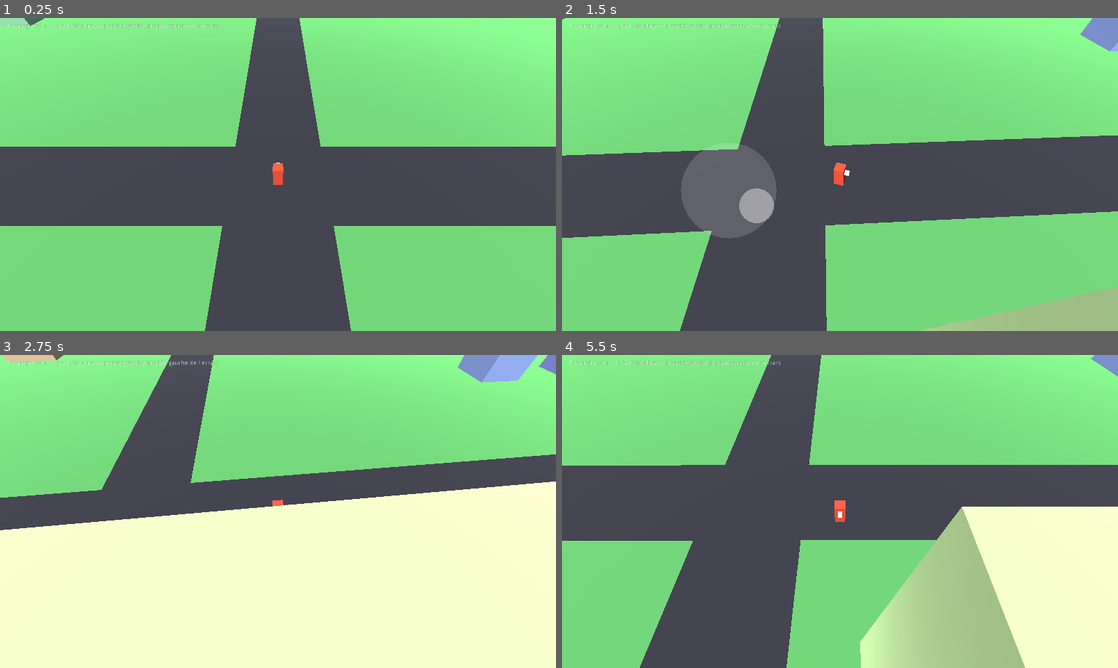
Above: before the commit, frames 1-4 (two rows, left to right).
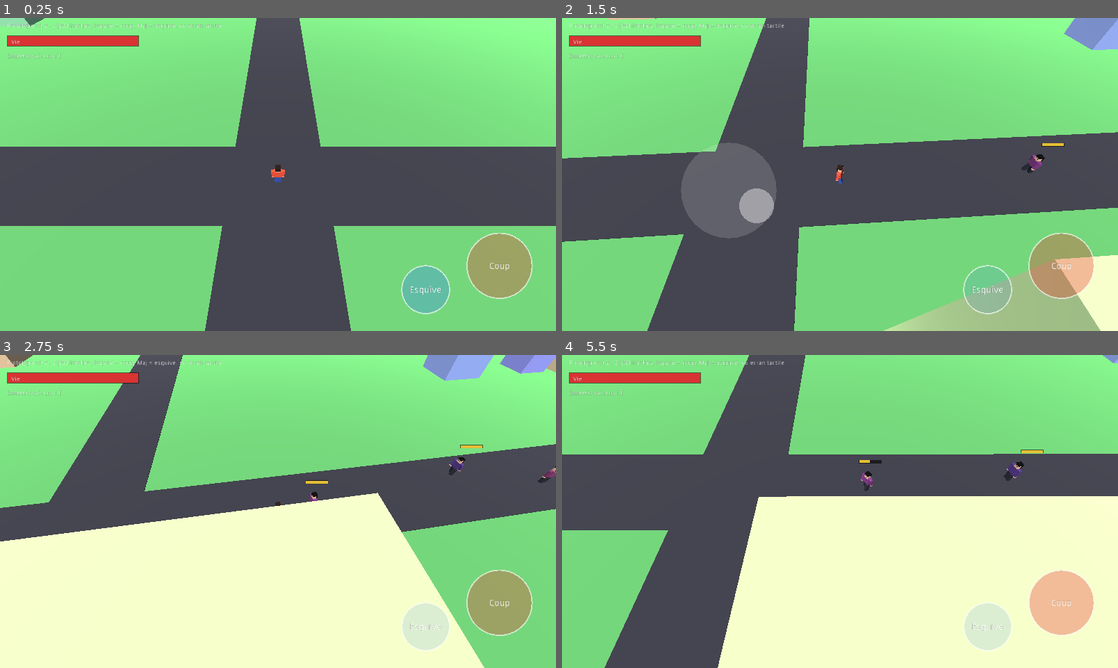
Above: after the commit, the same moments.

Repository: kolaashbel06-cloud/soleil-noir
Game: Godot game, scene res://Main.tscn
Same seed, same stepped clock (60 frames per second), same inputs: the game is played once before the commit and once after it.
Inputs (mouse positions are in pixels of both pictures, inside the frame that each line leads up to):
- Up to frame 1 (0.25 s): no input
- Up to frame 2 (1.5 s): tap Enter at 0.5 s; move the mouse to (962, 158) at 0.52 s; hold D (move_right) 0.53-1.25 s; tap Space (attack, bound only after the commit) at 0.6 s; click (962, 158) at 0.67 s; tap Shift (dodge, bound only after the commit) at 0.8 s; drag from (728, 190) to (812, 237) at 1.27 s
- Up to frame 3 (2.75 s): move the mouse to (333, 442) at 2.02 s; hold D (move_right) from 2.03 s (still down); tap J at 2.1 s; click (333, 442) at 2.17 s; tap K at 2.3 s
- Up to frame 4 (5.5 s): release D (move_right) at 2.75 s; drag from (812, 574) to (673, 464) at 2.77 s; move the mouse to (1006, 558) at 3.52 s; hold A (move_left) 3.53-4.25 s; tap Space (attack, bound only after the commit) at 3.6 s; click (1006, 558) at 3.67 s; tap Shift (dodge, bound only after the commit) at 3.8 s; drag from (673, 464) to (756, 433) at 4.27 s; move the mouse to (867, 511) at 5.02 s; hold S (move_down) from 5.03 s (still down); tap J at 5.1 s; click (867, 511) at 5.17 s; tap K at 5.3 s

The runs differ from the first frame. In frame 1, 4.2% of the frame differs, in the area x 1-96%, y 1-95%; in frame 2, 14%; in frame 3, 25%; in frame 4, 38%, in the area x 0-100%, y 0-100%.

Commit message:
Add files via upload

Diff:
--- /dev/null
+++ b/Enemy.gd
@@ -0,0 +1,132 @@
+extends KinematicBody
+# Ennemi : humain low-poly qui te poursuit, arme son coup (flash jaune) puis frappe.
+# Astuce : esquive au moment du flash jaune pour ne pas être touché.
+
+const SPEED := 3.6
+const GRAVITY := 25.0
+const DETECT := 22.0
+const ATTACK_RANGE := 1.7
+const ATTACK_DAMAGE := 12.0
+const WINDUP := 0.5
+const ATTACK_COOLDOWN := 1.4
+
+var main_ref = null
+var max_hp := 50.0
+var hp := 50.0
+var dead := false
+
+var human
+var velocity := Vector3.ZERO
+var _player = null
+var _knock := Vector3.ZERO
+var _stun := 0.0
+var _cd := 0.8
+var _windup_t := 0.0
+var _dead_t := 2.5
+
+
+func _ready():
+	add_to_group("enemies")
+
+	var cs := CollisionShape.new()
+	var shape := BoxShape.new()
+	shape.extents = Vector3(0.4, 0.9, 0.4)
+	cs.shape = shape
+	add_child(cs)
+
+	human = Spatial.new()
+	human.set_script(load("res://Humanoid.gd"))
+	human.shirt_color = Color.from_hsv(randf_range(0.7, 0.95), 0.55, 0.45)
+	human.pants_color = Color(0.15, 0.15, 0.18)
+	human.hair_color = Color(0.05, 0.05, 0.05)
+	human.translation = Vector3(0.0, -0.9, 0.0)
+	add_child(human)
+
+
+func _get_player():
+	if _player == null or not is_instance_valid(_player):
+		var l = get_tree().get_nodes_in_group("player")
+		if l.size() > 0:
+			_player = l[0]
+		else:
+			_player = null
+	return _player
+
+
+func _face(v: Vector3, delta: float):
+	rotation.y = lerp_angle(rotation.y, atan2(-v.x, -v.z), min(1.0, delta * 10.0))
+
+
+func _physics_process(delta):
+	if dead:
+		_dead_t -= delta
+		if _dead_t <= 0.0:
+			queue_free()
+		return
+
+	_stun = max(0.0, _stun - delta)
+	_cd = max(0.0, _cd - delta)
+
+	var move := Vector3.ZERO
+	var p = _get_player()
+	if p != null and not p.dead:
+		var to = p.global_transform.origin - global_transform.origin
+		to.y = 0.0
+		var dist = to.length()
+		if _windup_t > 0.0:
+			_face(to, delta)
+			_windup_t -= delta
+			if _windup_t <= 0.0:
+				if dist <= ATTACK_RANGE + 0.7:
+					p.take_damage(ATTACK_DAMAGE, global_transform.origin)
+				_cd = ATTACK_COOLDOWN
+		elif _stun <= 0.0 and dist < DETECT:
+			_face(to, delta)
+			if dist > ATTACK_RANGE:
+				move = to.normalized() * SPEED
+			elif _cd <= 0.0:
+				_windup_t = WINDUP
+				human.play_attack(WINDUP)
+				human.flash(Color(1.0, 0.85, 0.2), 0.18)
+	else:
+		_windup_t = 0.0
+
+	var horizontal = move + _knock
+	_knock = _knock.linear_interpolate(Vector3.ZERO, min(1.0, delta * 8.0))
+
+	velocity.x = horizontal.x
+	velocity.z = horizontal.z
+	if is_on_floor():
+		velocity.y = -0.1
+	else:
+		velocity.y -= GRAVITY * delta
+	velocity = move_and_slide(velocity, Vector3.UP)
+
+	human.speed_factor = Vector2(velocity.x, velocity.z).length() / 7.0
+
+
+func take_damage(amount: float, from_pos: Vector3):
+	if dead:
+		return
+	hp -= amount
+	_stun = 0.35
+	_windup_t = 0.0
+	_cd = max(_cd, 0.6)
+	var away = global_transform.origin - from_pos
+	away.y = 0.0
+	if away.length() > 0.01:
+		_knock = away.normalized() * 7.0
+	human.flash(Color(1.0, 1.0, 1.0), 0.1)
+	if hp <= 0.0:
+		_die()
+
+
+func _die():
+	dead = true
+	hp = 0.0
+	_dead_t = 2.5
+	collision_layer = 0
+	collision_mask = 0
+	human.set_fallen(true)
+	if main_ref != null:
+		main_ref.on_enemy_died()
--- /dev/null
+++ b/Hud.gd
@@ -0,0 +1,110 @@
+extends Control
+# Interface : barre de vie, boutons Coup / Esquive, barres de vie des ennemis, compteur.
+
+signal attack_pressed
+signal dodge_pressed
+
+var player = null
+var camera = null
+var main = null
+
+const ATTACK_R := 75.0
+const DODGE_R := 55.0
+
+var _attack_touch := -1
+var _dodge_touch := -1
+var _font
+
+
+func _ready():
+	mouse_filter = Control.MOUSE_FILTER_IGNORE
+	_font = get_font("font", "Label")
+
+
+func _attack_center() -> Vector2:
+	var s = get_viewport().get_visible_rect().size
+	return Vector2(s.x - 130.0, s.y - 150.0)
+
+
+func _dodge_center() -> Vector2:
+	var s = get_viewport().get_visible_rect().size
+	return Vector2(s.x - 300.0, s.y - 95.0)
+
+
+func _input(event):
+	if event is InputEventScreenTouch:
+		if event.pressed:
+			if _attack_touch == -1 and event.position.distance_to(_attack_center()) <= ATTACK_R * 1.25:
+				_attack_touch = event.index
+				emit_signal("attack_pressed")
+			elif _dodge_touch == -1 and event.position.distance_to(_dodge_center()) <= DODGE_R * 1.25:
+				_dodge_touch = event.index
+				emit_signal("dodge_pressed")
+		else:
+			if event.index == _attack_touch:
+				_attack_touch = -1
+			if event.index == _dodge_touch:
+				_dodge_touch = -1
+
+
+func _process(_delta):
+	update()
+
+
+func _text(text, pos: Vector2, sc = 1.0, color = Color(1, 1, 1, 1)):
+	draw_set_transform(pos, 0.0, Vector2(sc, sc))
+	draw_string(_font, Vector2.ZERO, text, color)
+	draw_set_transform(Vector2.ZERO, 0.0, Vector2.ONE)
+
+
+func _text_centered(text, center: Vector2, sc = 1.0, color = Color(1, 1, 1, 1)):
+	var w = _font.get_string_size(text).x * sc
+	_text(text, center + Vector2(-w / 2.0, 5.0 * sc), sc, color)
+
+
+func _draw_button(center: Vector2, radius: float, col: Color, label: String, pressed: bool, dimmed: bool):
+	var alpha = 0.35
+	if pressed:
+		alpha = 0.7
+	if dimmed:
+		alpha = 0.15
+	draw_circle(center, radius, Color(col.r, col.g, col.b, alpha))
+	draw_arc(center, radius, 0.0, TAU, 40, Color(1, 1, 1, 0.6), 3.0)
+	_text_centered(label, center, 1.5)
+
+
+func _draw():
+	var s = get_viewport().get_visible_rect().size
+
+	# Barre de vie du joueur
+	if player != null:
+		var ratio = clamp(player.hp / player.max_hp, 0.0, 1.0)
+		draw_rect(Rect2(16, 40, 304, 26), Color(0, 0, 0, 0.55))
+		draw_rect(Rect2(18, 42, 300.0 * ratio, 22), Color(0.85, 0.2, 0.2))
+		_text("Vie", Vector2(26, 60))
+
+	# Compteur
+	if main != null:
+		_text("Ennemis vaincus : %d" % main.kills, Vector2(16, 92))
+
+	# Barres de vie des ennemis
+	if camera != null:
+		for e in get_tree().get_nodes_in_group("enemies"):
+			if e.dead:
+				continue
+			var wp = e.global_transform.origin + Vector3(0.0, 2.2, 0.0)
+			if camera.is_position_behind(wp):
+				continue
+			var sp = camera.unproject_position(wp)
+			var r = clamp(e.hp / e.max_hp, 0.0, 1.0)
+			draw_rect(Rect2(sp.x - 26.0, sp.y - 4.0, 52.0, 8.0), Color(0, 0, 0, 0.6))
+			draw_rect(Rect2(sp.x - 25.0, sp.y - 3.0, 50.0 * r, 6.0), Color(0.9, 0.75, 0.2))
+
+	# Boutons tactiles
+	var dodge_ready = player == null or player.dodge_cd <= 0.0
+	_draw_button(_attack_center(), ATTACK_R, Color(0.9, 0.25, 0.2), "Coup", _attack_touch != -1, false)
+	_draw_button(_dodge_center(), DODGE_R, Color(0.25, 0.55, 0.95), "Esquive", _dodge_touch != -1, not dodge_ready)
+
+	# Message de KO
+	if player != null and player.dead:
+		_text_centered("KO ! Tu reviens dans un instant...", Vector2(s.x / 2.0, s.y / 2.0), 2.0)
--- /dev/null
+++ b/Humanoid.gd
@@ -0,0 +1,125 @@
+extends Spatial
+# Petit humain low-poly construit avec des cubes.
+# Les pieds sont à y = 0 et l'avant du personnage est vers -Z.
+
+var skin_color := Color(0.87, 0.68, 0.54)
+var shirt_color := Color(0.9, 0.3, 0.2)
+var pants_color := Color(0.2, 0.3, 0.6)
+var hair_color := Color(0.15, 0.1, 0.08)
+
+# Mis à jour par le joueur / l'ennemi : 0 = immobile, 1 = vitesse de marche normale
+var speed_factor := 0.0
+
+var _mats := []
+var _base := []
+var _lleg
+var _rleg
+var _larm
+var _rarm
+var _phase := 0.0
+var _attack_t := 0.0
+var _attack_dur := 0.35
+var _flash_t := 0.0
+var _fallen := false
+
+
+func _ready():
+	scale = Vector3(0.9, 0.9, 0.9)
+
+	# Jambes (pivot à la hanche)
+	_lleg = _pivot(Vector3(-0.17, 0.85, 0.0))
+	_part(_lleg, Vector3(0.28, 0.85, 0.3), Vector3(0.0, -0.425, 0.0), pants_color)
+	_rleg = _pivot(Vector3(0.17, 0.85, 0.0))
+	_part(_rleg, Vector3(0.28, 0.85, 0.3), Vector3(0.0, -0.425, 0.0), pants_color)
+
+	# Torse
+	_part(self, Vector3(0.72, 0.72, 0.38), Vector3(0.0, 1.21, 0.0), shirt_color)
+
+	# Bras (pivot à l'épaule) avec les mains
+	_larm = _pivot(Vector3(-0.47, 1.52, 0.0))
+	_part(_larm, Vector3(0.22, 0.68, 0.24), Vector3(0.0, -0.3, 0.0), shirt_color)
+	_part(_larm, Vector3(0.2, 0.16, 0.22), Vector3(0.0, -0.68, 0.0), skin_color)
+	_rarm = _pivot(Vector3(0.47, 1.52, 0.0))
+	_part(_rarm, Vector3(0.22, 0.68, 0.24), Vector3(0.0, -0.3, 0.0), shirt_color)
+	_part(_rarm, Vector3(0.2, 0.16, 0.22), Vector3(0.0, -0.68, 0.0), skin_color)
+
+	# Tête, cheveux, yeux
+	_part(self, Vector3(0.4, 0.4, 0.4), Vector3(0.0, 1.78, 0.0), skin_color)
+	_part(self, Vector3(0.44, 0.14, 0.44), Vector3(0.0, 1.96, 0.0), hair_color)
+	_part(self, Vector3(0.44, 0.32, 0.12), Vector3(0.0, 1.8, 0.17), hair_color)
+	_part(self, Vector3(0.07, 0.07, 0.02), Vector3(-0.1, 1.8, -0.205), Color(0.05, 0.05, 0.05))
+	_part(self, Vector3(0.07, 0.07, 0.02), Vector3(0.1, 1.8, -0.205), Color(0.05, 0.05, 0.05))
+
+
+func _pivot(pos: Vector3) -> Spatial:
+	var p := Spatial.new()
+	p.translation = pos
+	add_child(p)
+	return p
+
+
+func _part(parent: Node, size: Vector3, pos: Vector3, color: Color) -> MeshInstance:
+	var mi := MeshInstance.new()
+	var mesh := CubeMesh.new()
+	mesh.size = size
+	var mat := SpatialMaterial.new()
+	mat.albedo_color = color
+	mesh.material = mat
+	mi.mesh = mesh
+	mi.translation = pos
+	parent.add_child(mi)
+	_mats.append(mat)
+	_base.append(color)
+	return mi
+
+
+# Animation de coup (le bras droit part vers l'avant)
+func play_attack(duration: float):
+	_attack_dur = duration
+	_attack_t = duration
+
+
+# Fait clignoter tout le corps d'une couleur (coup reçu, avertissement...)
+func flash(color: Color, duration: float):
+	for m in _mats:
+		m.albedo_color = color
+	_flash_t = duration
+
+
+# Le personnage tombe sur le dos (KO) ou se relève
+func set_fallen(value: bool):
+	_fallen = value
+
+
+func _process(delta):
+	# Fin du clignotement : on remet les couleurs d'origine
+	if _flash_t > 0.0:
+		_flash_t -= delta
+		if _flash_t <= 0.0:
+			for i in range(_mats.size()):
+				_mats[i].albedo_color = _base[i]
+
+	# Chute / relevé
+	var tilt = 0.0
+	if _fallen:
+		tilt = 1.45
+	rotation.x = lerp(rotation.x, tilt, min(1.0, delta * 6.0))
+
+	# Marche
+	var moving = speed_factor > 0.15 and not _fallen
+	var swing = 0.0
+	if moving:
+		_phase += delta * (9.0 + 3.0 * speed_factor)
+		swing = sin(_phase) * 0.8 * min(speed_factor, 1.3)
+
+	var k = min(1.0, delta * 14.0)
+	_lleg.rotation.x = lerp(_lleg.rotation.x, swing, k)
+	_rleg.rotation.x = lerp(_rleg.rotation.x, -swing, k)
+	_larm.rotation.x = lerp(_larm.rotation.x, -swing, k)
+
+	if _attack_t > 0.0:
+		_attack_t -= delta
+		var p = 1.0 - clamp(_attack_t / _attack_dur, 0.0, 1.0)
+		_rarm.rotation.x = sin(p * PI) * 2.4
+	else:
+		_rarm.rotation.x = lerp(_rarm.rotation.x, swing, k)
--- a/Main.gd
+++ b/Main.gd
@@ -1,29 +1,38 @@
 extends Spatial
-# Prototype v0.1 : petit monde low-poly, joueur déplaçable, caméra qui suit.
+# Prototype v0.2 : humains low-poly, combat (coup + esquive), ennemis, barre de vie.
 
 const CAM_OFFSET := Vector3(0, 14, 11)
+const MAX_ENEMIES := 5
 
 var player
 var camera
 var joystick
+var hud
+var kills := 0
+var _spawn_timer := 5.0
 
 
 func _ready():
+	randomize()
 	_setup_inputs()
 	_build_environment()
 	_build_world()
 	_build_player()
 	_build_camera()
 	_build_ui()
+	for i in range(MAX_ENEMIES):
+		_spawn_enemy(_road_spawn_pos())
 
 
 func _setup_inputs():
-	# Clavier pour tester sur PC (ZQSD pour AZERTY, WASD, flèches)
+	# Clavier pour tester sur PC (ZQSD pour AZERTY, WASD, flèches, Espace = coup, Maj = esquive)
 	var map = {
 		"move_up": [KEY_W, KEY_Z, KEY_UP],
 		"move_down": [KEY_S, KEY_DOWN],
 		"move_left": [KEY_A, KEY_Q, KEY_LEFT],
 		"move_right": [KEY_D, KEY_RIGHT],
+		"attack": [KEY_SPACE, KEY_J],
+		"dodge": [KEY_SHIFT, KEY_K],
 	}
 	for action in map.keys():
 		if not InputMap.has_action(action):
@@ -100,16 +109,6 @@
 func _build_player():
 	player = KinematicBody.new()
 	player.set_script(load("res://Player.gd"))
-	var cs := CollisionShape.new()
-	var shape := BoxShape.new()
-	shape.extents = Vector3(0.4, 0.9, 0.4)
-	cs.shape = shape
-	player.add_child(cs)
-	player.add_child(_mesh_box(Vector3(0.8, 1.8, 0.8), Color(0.9, 0.3, 0.2)))
-	# "Nez" pour voir où regarde le personnage (avant = -Z)
-	var nose := _mesh_box(Vector3(0.3, 0.3, 0.5), Color(1, 1, 1))
-	nose.translation = Vector3(0, 0.4, -0.5)
-	player.add_child(nose)
 	player.translation = Vector3(0, 1.0, 0)
 	add_child(player)
 
@@ -132,10 +131,53 @@
 	joystick.set_anchors_and_margins_preset(Control.PRESET_WIDE)
 	player.joystick = joystick
 
+	hud = Control.new()
+	hud.set_script(load("res://Hud.gd"))
+	hud.player = player
+	hud.camera = camera
+	hud.main = self
+	layer.add_child(hud)
+	hud.set_anchors_and_margins_preset(Control.PRESET_WIDE)
+	hud.connect("attack_pressed", player, "attack")
+	hud.connect("dodge_pressed", player, "dodge")
+
 	var label := Label.new()
-	label.text = "Prototype v0.1 - ZQSD / fleches ou joystick tactile (moitie gauche de l'ecran)"
+	label.text = "Prototype v0.2 - ZQSD/fleches, Espace = coup, Maj = esquive, ou ecran tactile"
 	label.rect_position = Vector2(16, 12)
 	layer.add_child(label)
+
+
+# --- Ennemis ---------------------------------------------------------------
+
+func _road_spawn_pos() -> Vector3:
+	var sgn = 1.0
+	if randf() < 0.5:
+		sgn = -1.0
+	var far = randf_range(18.0, 60.0) * sgn
+	var side = randf_range(-3.0, 3.0)
+	if randf() < 0.5:
+		return Vector3(far, 1.0, side)
+	return Vector3(side, 1.0, far)
+
+
+func _spawn_enemy(pos: Vector3):
+	var e := KinematicBody.new()
+	e.set_script(load("res://Enemy.gd"))
+	e.translation = pos
+	e.main_ref = self
+	add_child(e)
+
+
+func _alive_enemies() -> int:
+	var n := 0
+	for e in get_tree().get_nodes_in_group("enemies"):
+		if not e.dead:
+			n += 1
+	return n
+
+
+func on_enemy_died():
+	kills += 1
 
 
 func _process(delta):
@@ -144,3 +186,12 @@
 	var target = player.translation + CAM_OFFSET
 	camera.translation = camera.translation.linear_interpolate(target, min(1.0, delta * 5.0))
 	camera.look_at(player.translation, Vector3.UP)
+
+	# De nouveaux ennemis arrivent régulièrement par les routes
+	_spawn_timer -= delta
+	if _spawn_timer <= 0.0:
+		_spawn_timer = 5.0
+		if _alive_enemies() < MAX_ENEMIES:
+			var pos = _road_spawn_pos()
+			if pos.distance_to(player.translation) > 20.0:
+				_spawn_enemy(pos)
--- a/Player.gd
+++ b/Player.gd
@@ -1,32 +1,207 @@
 extends KinematicBody
+# Joueur : humain low-poly, déplacement, coup, esquive, points de vie.
+
+signal died
+
+const SPEED := 7.0
+const GRAVITY := 25.0
+const ATTACK_TIME := 0.35
+const ATTACK_HIT_AT := 0.15   # le coup touche 0,15 s après le début de l'animation
+const ATTACK_RANGE := 2.4
+const ATTACK_DAMAGE := 25.0
+const DODGE_TIME := 0.28
+const DODGE_SPEED := 17.0
+const DODGE_COOLDOWN := 0.9
+const SPAWN_POINT := Vector3(0.0, 1.0, 0.0)
 
 var joystick = null
-var speed := 7.0
+var max_hp := 100.0
+var hp := 100.0
+var dead := false
+var dodge_cd := 0.0
+
+var human
 var velocity := Vector3.ZERO
-const GRAVITY := 25.0
-
-
-func _physics_process(delta):
+var last_dir := Vector2(0.0, -1.0)
+
+var _attack_t := 0.0
+var _attack_hit_done := true
+var _dodge_t := 0.0
+var _dodge_dir := Vector3.ZERO
+var _invuln := 0.0
+var _knock := Vector3.ZERO
+var _respawn_t := 0.0
+
+
+func _ready():
+	add_to_group("player")
+
+	var cs := CollisionShape.new()
+	var shape := BoxShape.new()
+	shape.extents = Vector3(0.4, 0.9, 0.4)
+	cs.shape = shape
+	add_child(cs)
+
+	human = Spatial.new()
+	human.set_script(load("res://Humanoid.gd"))
+	human.shirt_color = Color(0.9, 0.3, 0.2)
+	human.pants_color = Color(0.2, 0.3, 0.6)
+	human.translation = Vector3(0.0, -0.9, 0.0)
+	add_child(human)
+
+
+func _read_direction() -> Vector2:
 	var dir := Vector2.ZERO
 	dir.x = Input.get_action_strength("move_right") - Input.get_action_strength("move_left")
 	dir.y = Input.get_action_strength("move_down") - Input.get_action_strength("move_up")
-
 	if joystick != null and joystick.output.length() > 0.1:
 		dir = joystick.output
-
 	if dir.length() > 1.0:
 		dir = dir.normalized()
-
-	velocity.x = dir.x * speed
-	velocity.z = dir.y * speed
+	return dir
+
+
+func _face(dir2: Vector2, delta: float, rate: float):
+	rotation.y = lerp_angle(rotation.y, atan2(-dir2.x, -dir2.y), min(1.0, delta * rate))
+
+
+func _physics_process(delta):
+	if dead:
+		_respawn_t -= delta
+		if _respawn_t <= 0.0:
+			_respawn()
+		return
+
+	_attack_t = max(0.0, _attack_t - delta)
+	dodge_cd = max(0.0, dodge_cd - delta)
+	_invuln = max(0.0, _invuln - delta)
+
+	var dir := _read_direction()
+	if dir.length() > 0.1:
+		last_dir = dir.normalized()
+
+	if Input.is_action_just_pressed("attack"):
+		attack()
+	if Input.is_action_just_pressed("dodge"):
+		dodge()
+
+	var horizontal := Vector3.ZERO
+	if _dodge_t > 0.0:
+		_dodge_t -= delta
+		horizontal = _dodge_dir * DODGE_SPEED
+	else:
+		horizontal = Vector3(dir.x, 0.0, dir.y) * SPEED
+		if _attack_t > 0.0:
+			horizontal *= 0.35
+	horizontal += _knock
+	_knock = _knock.linear_interpolate(Vector3.ZERO, min(1.0, delta * 8.0))
+
+	velocity.x = horizontal.x
+	velocity.z = horizontal.z
 	if is_on_floor():
 		velocity.y = -0.1
 	else:
 		velocity.y -= GRAVITY * delta
-
 	velocity = move_and_slide(velocity, Vector3.UP)
 
-	# Tourner le personnage vers la direction de déplacement (avant = -Z)
-	if dir.length() > 0.1:
-		var target_angle := atan2(-dir.x, -dir.y)
-		rotation.y = lerp_angle(rotation.y, target_angle, min(1.0, delta * 12.0))
+	# Orientation
+	if _dodge_t > 0.0:
+		_face(Vector2(_dodge_dir.x, _dodge_dir.z), delta, 20.0)
+	elif _attack_t <= 0.0 and dir.length() > 0.1:
+		_face(dir, delta, 12.0)
+
+	# Le coup touche au bon moment de l'animation
+	if _attack_t > 0.0 and not _attack_hit_done and (ATTACK_TIME - _attack_t) >= ATTACK_HIT_AT:
+		_do_hit()
+
+	human.speed_factor = Vector2(velocity.x, velocity.z).length() / SPEED
+
+
+func _nearest_enemy(max_dist):
+	var best = null
+	var best_d = max_dist
+	for e in get_tree().get_nodes_in_group("enemies"):
+		if e.dead:
+			continue
+		var d = e.global_transform.origin.distance_to(global_transform.origin)
+		if d < best_d:
+			best_d = d
+			best = e
+	return best
+
+
+func attack():
+	if dead or _attack_t > 0.0 or _dodge_t > 0.0:
+		return
+	_attack_t = ATTACK_TIME
+	_attack_hit_done = false
+	# Aide à la visée : on se tourne vers l'ennemi le plus proche
+	var target = _nearest_enemy(4.0)
+	if target != null:
+		var to = target.global_transform.origin - global_transform.origin
+		rotation.y = atan2(-to.x, -to.z)
+	human.play_attack(ATTACK_TIME)
+
+
+func _do_hit():
+	_attack_hit_done = true
+	var fwd = -global_transform.basis.z
+	fwd.y = 0.0
+	fwd = fwd.normalized()
+	for e in get_tree().get_nodes_in_group("enemies"):
+		if e.dead:
+			continue
+		var to = e.global_transform.origin - global_transform.origin
+		to.y = 0.0
+		var dist = to.length()
+		if dist <= ATTACK_RANGE and (dist < 0.8 or fwd.dot(to.normalized()) > 0.2):
+			e.take_damage(ATTACK_DAMAGE, global_transform.origin)
+
+
+func dodge():
+	if dead or _dodge_t > 0.0 or dodge_cd > 0.0:
+		return
+	var d = Vector3.ZERO
+	var cur := _read_direction()
+	if cur.length() > 0.1:
+		d = Vector3(cur.x, 0.0, cur.y)
+	else:
+		d = -global_transform.basis.z
+		d.y = 0.0
+	_dodge_dir = d.normalized()
+	_dodge_t = DODGE_TIME
+	dodge_cd = DODGE_COOLDOWN
+	_invuln = DODGE_TIME + 0.08   # invulnérable pendant l'esquive
+	_attack_t = 0.0
+
+
+func take_damage(amount: float, from_pos: Vector3):
+	if dead or _invuln > 0.0:
+		return
+	hp -= amount
+	_invuln = 0.35
+	var away = global_transform.origin - from_pos
+	away.y = 0.0
+	if away.length() > 0.01:
+		_knock = away.normalized() * 6.0
+	human.flash(Color(1.0, 0.2, 0.2), 0.15)
+	if hp <= 0.0:
+		_die()
+
+
+func _die():
+	dead = true
+	hp = 0.0
+	_respawn_t = 2.5
+	human.set_fallen(true)
+	emit_signal("died")
+
+
+func _respawn():
+	translation = SPAWN_POINT
+	velocity = Vector3.ZERO
+	_knock = Vector3.ZERO
+	hp = max_hp
+	dead = false
+	_invuln = 1.5
+	human.set_fallen(false)
Not shown, changed: GAME_DESIGN.md
Not shown, changed: ROADMAP.md
